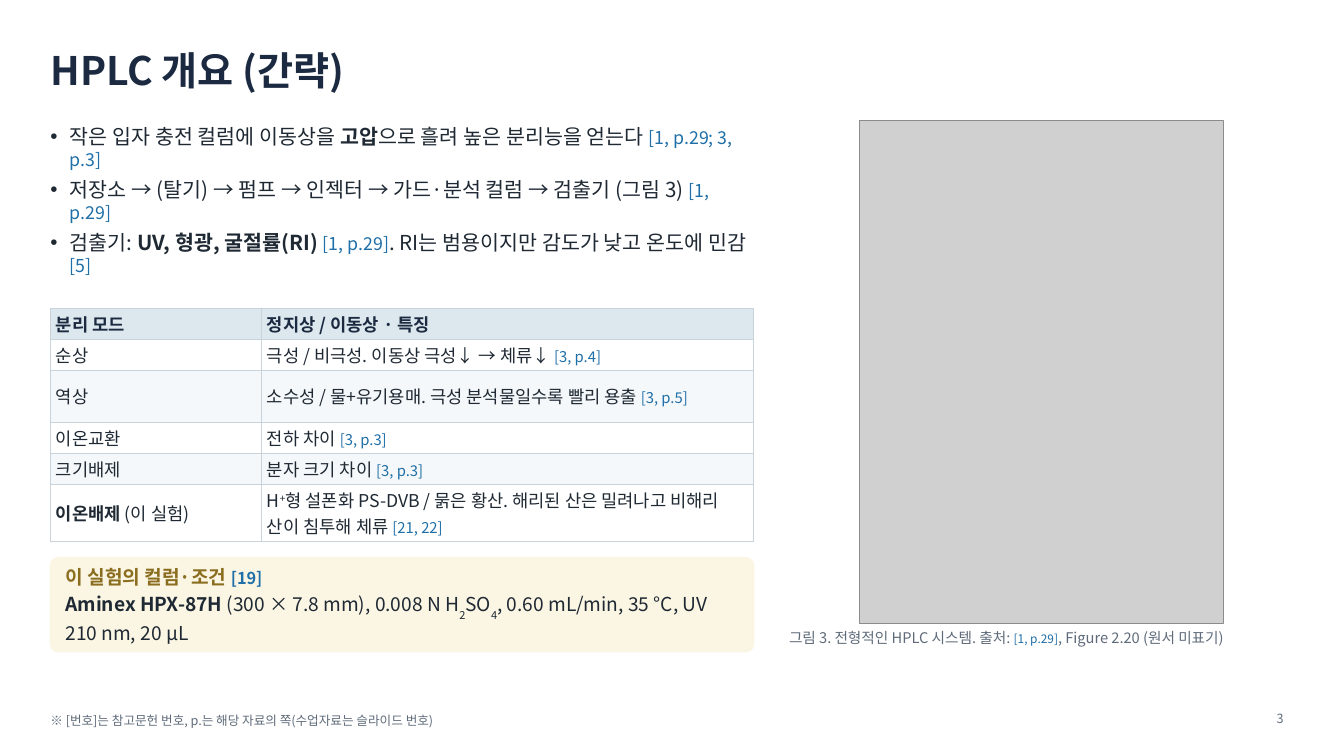
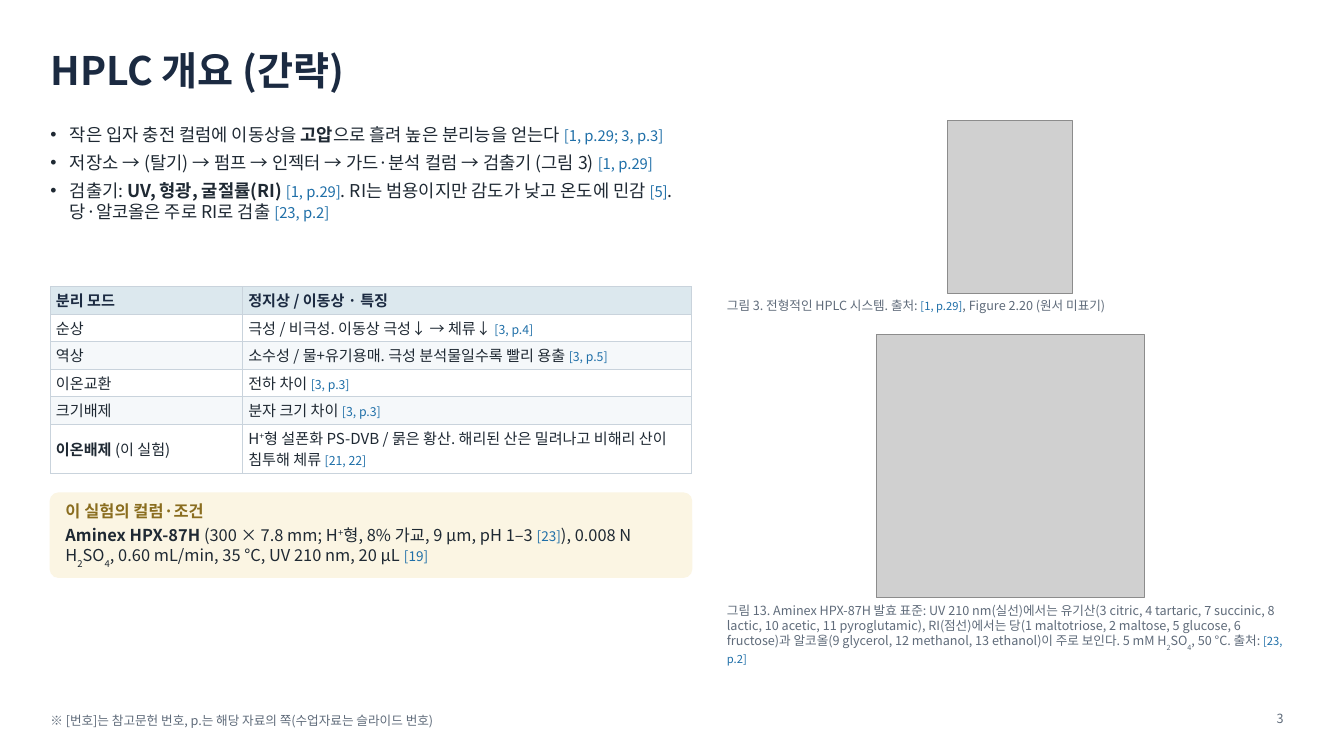
Before and after one commit to mingyu221/office, a slide deck: slide 3 of HPLC_formate_slides_KO.pptx. Drawn at 1344x756 pixels with LibreOffice and Linux fonts; fonts in the diff are those of the drawing; grey boxes stand for pictures. Boxes give left, top, right and bottom in pixels: in the first picture for what was removed or moved away, otherwise in the second. Text is boxed around its words. In the diff, an @@ line names an element or a change of style, - is before the commit and + after.

```diff
--- a/HPLC_formate_slides_KO.pptx
+++ b/HPLC_formate_slides_KO.pptx
@@ text at (70,126,663,173): size 14.7 to 12.6 pt in "작은 입자 충전 컬럼에 이동상을 고압으로 흘려 ...", "저장소 → (탈기) → 펌프 → 인젝터 ..."; size 12.7 to 10.6 pt in "[1, p.29; 3, p.3]", "[1, p.29]" @@
@@ picture: place and size @@
-picture at (860,121,1224,624)
+picture at (948,121,1073,293)
@@ text at (70,182,668,222): text changed; size 14.7 to 12.6 pt @@
-• 검출기: UV, 형광, 굴절률(RI) [1, p.29]. RI는 범용이지만 감도가 낮고 온도에 민감 [5]
+• 검출기: UV, 형광, 굴절률(RI) [1, p.29]. RI는 범용이지만 감도가 낮고 온도에 민감 [5]. 당·알코올은 주로 RI로 검출 [23, p.2]
@@ table at (50,286,692,471) @@
@@ size 12.6 to 10.8 pt in "분리 모드", "정지상 / 이동상 · 특징", "순상", "극성 / 비극성. 이동상 극성↓ → 체류↓" and 8 more places @@
@@ size 10.6 to 8.8 pt in "[3, p.4]", "[3, p.5]", "[3, p.3]", "[3, p.3]" and 1 more places @@
@@ table: place and size @@
-table at (50,308,753,540)
+table at (50,286,692,471)
@@ text "그림 3. 전형적인 HPLC 시스템. ...": place and size @@
-text "그림 3. 전형적인 HPLC 시스템. ..." at (789,631,1223,647)
+text "그림 3. 전형적인 HPLC 시스템. ..." at (727,299,1105,313)
@@ text "그림 3. 전형적인 HPLC 시스템. ..." at (727,299,1105,313): size 10.5 to 9 pt in "그림 3. 전형적인 HPLC 시스템. 출처: p.29], ..."; size 8.5 to 8 pt in "[1, p.29]," @@
@@ picture added at (876,335,1144,598) @@
@@ rounded rectangle: place and size @@
-rounded rectangle at (50,558,754,651)
+rounded rectangle at (50,493,692,577)
@@ rounded rectangle at (50,493,692,577): proportions changed @@
@@ text at (65,503,631,565): text changed; size 13.7 to 11.7 pt @@
-이 실험의 컬럼·조건 [19]
-Aminex HPX-87H (300 × 7.8 mm), 0.008 N H2SO4, 0.60 mL/min, 35 °C, UV 210 nm, 20 µL
+이 실험의 컬럼·조건
+Aminex HPX-87H (300 × 7.8 mm; H+형, 8% 가교, 9 µm, pH 1–3 [23]), 0.008 N H2SO4, 0.60 mL/min, 35 °C, UV 210 nm, 20 µL [19]
@@ text added at (727,604,1282,666), 9 pt, text #5F6B7A @@
+그림 13. Aminex HPX-87H 발효 표준: UV 210 nm(실선)에서는 유기산(3 citric, 4 tartaric, 7 succinic, 8 lactic, 10 acetic, 11 pyroglutamic), RI(점선)에서는 당(1 maltotriose, 2 maltose, 5 glucose, 6 fructose)과 알코올(9 glycerol, 12 methanol, 13 ethanol)이 주로 보인다. 5 mM H2SO4, 50 °C. 출처: [23, p.2]
```
Also in this commit, not shown: 6 other slides changed, 1 slide added, 3 other files.
